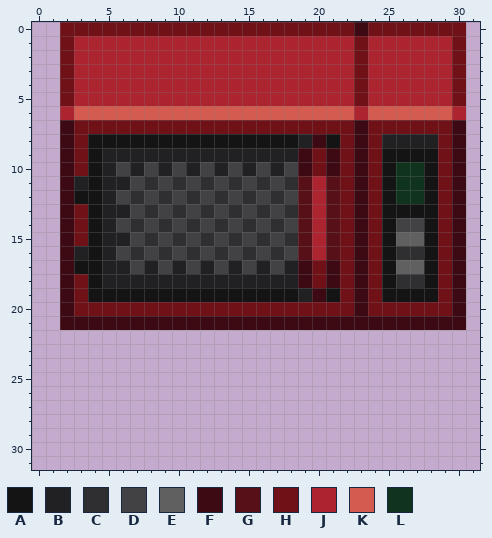
A pixel-art sprite gets an edit: Resources/Textures/Structures/Machines/microwave_syndie.rsi/mw0.png. That is the earlier state.
The file is 32x32 pixels.
Palette (. is transparent): A #151414  B #212022  C #2f2e31  D #424144  E #606060  F #3d0a14  G #571017  H #701117  J #ab2430  K #d45b50  L #0f331c
Pixels before, first column x 2:
 0 HHHHHHHHHHHHHHHHHHHHHFHHHHHHH
 1 HJJJJJJJJJJJJJJJJJJJJHJJJJJJH
 2 HJJJJJJJJJJJJJJJJJJJJHJJJJJJH
 3 HJJJJJJJJJJJJJJJJJJJJHJJJJJJH
 4 HJJJJJJJJJJJJJJJJJJJJHJJJJJJH
 5 HJJJJJJJJJJJJJJJJJJJJHJJJJJJH
 6 JKKKKKKKKKKKKKKKKKKKKJKKKKKKJ
 7 FHHHHHHHHHHHHHHHHHHHHFHHHHHHF
 8 FHAAAAAAAAAAAAAAABFAHFHBBBBHF
 9 FHABBBBBBBBBBBBBBFHFHFHAAAAHF
10 FHABDBDBDBDBDBDBDFHFHFHALLAHF
11 FBABBDCDCDCDCDCDCGJGHFHALLAHF
12 FAABDCDCDCDCDCDCDGJGHFHALLAHF
13 FHABBDCDCDCDCDCDCGJGHFHAAAAHF
14 FHABDCDCDCDCDCDCDGJGHFHADDAHF
15 FHABBDCDCDCDCDCDCGJGHFHAEEAHF
16 FBABDCDCDCDCDCDCDGJGHFHACCAHF
17 FAABBDBDBDBDBDBDBFHFHFHAEEAHF
18 FHABBBBBBBBBBBBBBFHFHFHACCAHF
19 FHAAAAAAAAAAAAAAABFAHFHAAAAHF
20 FHHHHHHHHHHHHHHHHHHHHFHHHHHHF
21 FFFFFFFFFFFFFFFFFFFFFFFFFFFFF
New version:
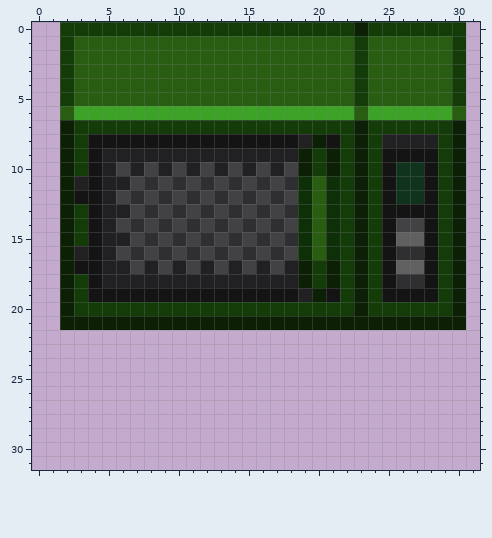
Changes in this commit:
Colour F changes from #3d0a14 to #0c2005.
Colour G changes from #571017 to #0d3009.
Colour H changes from #701117 to #133c09.
Colour J changes from #ab2430 to #285d12.
Colour K changes from #d45b50 to #3da228.
Where, in picture pixels (left, top, right, bottom), the same in both pictures:
changed: (60, 22, 466, 330)
